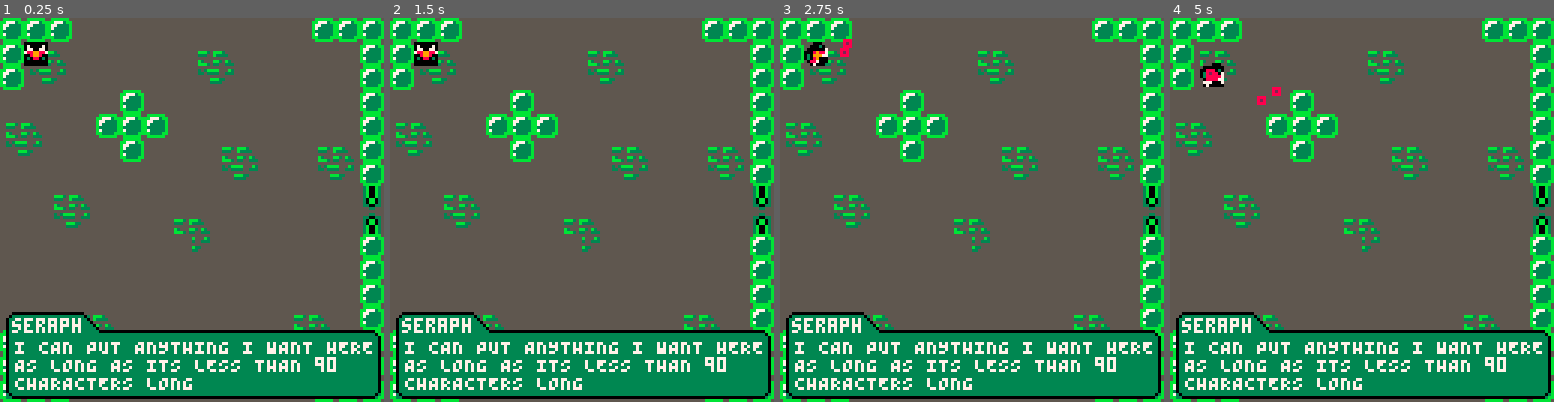
Above: before the commit, frames 1-4 (left to right).
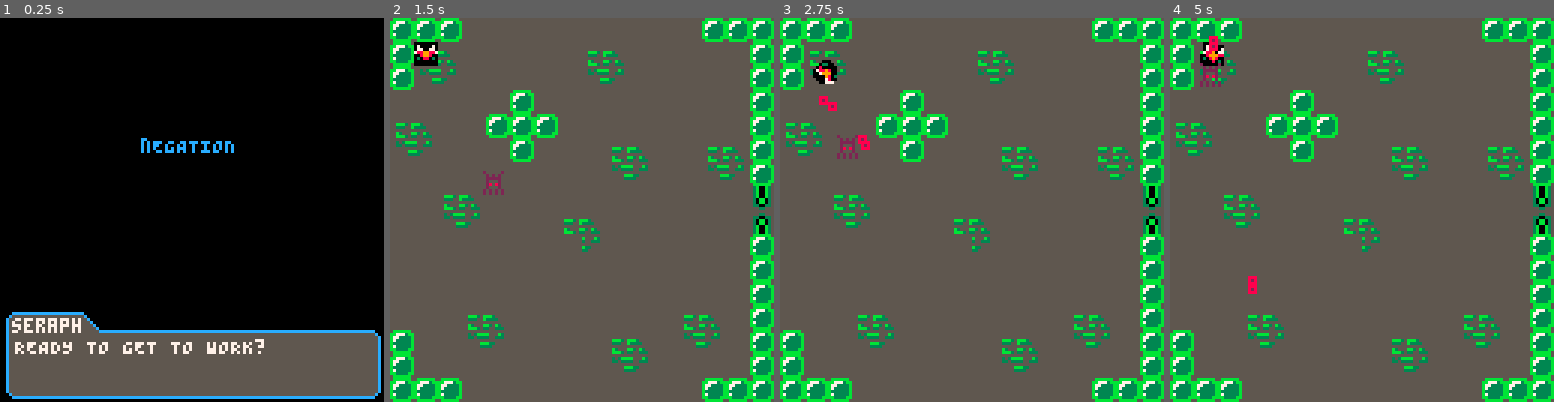
Above: after the commit, the same moments.

Repository: kbrewington/Negation
Game: PICO-8 cartridge negation.p8
The game is run twice, just before and just after one commit, with the same random seed, the same clock (stepped at 60 frames per second) and the same inputs.
Inputs:
- Up to frame 1 (0.25 s): no input
- Up to frame 2 (1.5 s): tap X (X key) at 0.33, 1.07 s; tap O (Z key) at 0.7 s
- Up to frame 3 (2.75 s): hold Right 1.6-2.1 s; tap O (Z key) at 1.7, 2.1, 2.5 s; tap X (X key) at 1.85 s; hold Up 2.15-2.42 s; hold Right from 2.47 s (still down)
- Up to frame 4 (5 s): tap O (Z key) every 0.4 s from 2.9 to 4.9 s; tap X (X key) at 2.97, 4.08 s; release Right at 3.03 s; hold Left 3.08-3.58 s; hold Down 3.63-3.97 s; hold Right 4.02-4.68 s; hold Up from 4.73 s (still down)

The runs differ from the first frame. In frame 1, 99% of the frame differs, in the area x 0-100%, y 0-100%; in frame 2, 17%; in frame 3, 18%; in frame 4, 18%.

Commit message:
Added gameflow() that uses coroutine. Added a WIP title screen.

Diff:
--- a/negation.p8
+++ b/negation.p8
@@ -32,6 +32,11 @@
 map_.border.down = 120
 map_.sx = 0
 map_.sy = 0
+
+firsttime = true
+wait = {}
+wait.controls = false
+wait.dialog_finish = false
 
 -- controls
 c = {}
@@ -191,8 +196,8 @@
   print("ag: " .. player.angle, 0, 6, 7)
   print("mem: ".. stat(0), 45, 6, 7)
 
-  print("sx: " .. round(map_.sx, 1), 0, 12, 7)
-  print("sy: " .. round(map_.sy, 1), 45, 12, 7)
+  print(costatus(game), 0, 12, 7)
+  print("", 45, 12, 7)
 
 end
 
@@ -455,12 +460,18 @@
   print seraph dialog
 ]]
 function dialog_seraph(dialog)
+  wait.dialog_finish = true
   local dialog = dialog or {}
   local bck_color = dialog.bck_color or 5
   local brd_color = dialog.brd_color or 0
   local fnt_color = dialog.fnt_color or 7
 
   local d = dialog.text or "I WAS GOING TO SAY SOMETHING..BUT I FORGOT."
+
+  if firsttime then
+    rectfill(0, 0, 127, 127, 0)
+    print("nEGATION", 47, 40, 12)
+  end
 
   rectfill(3, 99, 27, 105, bck_color) -- name rect
   rectfill(27, 99, 27, 126, bck_color) -- angle
@@ -495,6 +506,32 @@
   print(sub(d, 0, 30), 5, 107, fnt_color) --30 character limit
   print(sub(d, 31, 60), 5, 113, fnt_color)
   print(sub(d, 61, 90), 5, 119, fnt_color)
+
+  --print("Z/X TO CONTINUE", 69, 123, 7)
+  wait.dialog_finish = false
+end
+
+function gameflow()
+  -- start game
+  seraph = {}
+  seraph.brd_color = 12
+  seraph.text = "READY TO GET TO WORK?"
+  drawdialog = true
+  wait.controls = true
+  yield()
+
+  firsttime = false
+  seraph = {}
+  seraph.text = "YOU SURE?"
+  drawdialog = true
+  wait.controls = true
+  yield()
+
+  wait.controls = false
+  drawdialog = false
+
+  -- probably function to start/control enemy spawning instead of just adding them here
+  add(basic_enemies, enemy(40, 60))
 end
 
 
@@ -502,9 +539,12 @@
 ---------------------------------- constructor ---------------------------------
 --------------------------------------------------------------------------------
 function _init()
-  boss1 = boss(20, 20, 128)
+  --boss1 = boss(20, 20, 128)
   --add(basic_enemies, enemy(40, 60))
   --add(basic_enemies,exploder(50,70))
+
+  game = cocreate(gameflow)
+  coresume(game)
 end --end _init()
 
 
@@ -512,71 +552,80 @@
 ---------------------------------- update --------------------------------------
 --------------------------------------------------------------------------------
 function _update()
+
   collision()
 
-  --[[
-    left arrow
-  ]]
-  if (btn(c.left_arrow)) then
-    dash_detect(c.left_arrow)
-    player.angle -= player.turnspeed
-  end --end left button
-
-  --[[
-    right arrow
-  ]]
-  if (btn(c.right_arrow)) then
-    dash_detect(c.right_arrow)
-    player.angle += player.turnspeed
-  end --end right button
-
-  --[[
-    up arrow
-  ]]
-  if (btn(c.up_arrow)) then
-    if not cheats.noclip then
-      if not wall_fwd then
+  if not wait.controls then
+    --[[
+      left arrow
+    ]]
+    if (btn(c.left_arrow)) then
+      dash_detect(c.left_arrow)
+      player.angle -= player.turnspeed
+    end --end left button
+
+    --[[
+      right arrow
+    ]]
+    if (btn(c.right_arrow)) then
+      dash_detect(c.right_arrow)
+      player.angle += player.turnspeed
+    end --end right button
+
+    --[[
+      up arrow
+    ]]
+    if (btn(c.up_arrow)) then
+      if not cheats.noclip then
+        if not wall_fwd then
+          dash_detect(c.up_arrow)
+          player.current_speed = player.speed
+        end
+      else
         dash_detect(c.up_arrow)
         player.current_speed = player.speed
       end
-    else
-      dash_detect(c.up_arrow)
-      player.current_speed = player.speed
-    end
-  end --end up button
-
-  --[[
-    down arrow
-  ]]
-  if (btn(c.down_arrow)) then
-    if not cheats.noclip then
-      if not wall_bck then
+    end --end up button
+
+    --[[
+      down arrow
+    ]]
+    if (btn(c.down_arrow)) then
+      if not cheats.noclip then
+        if not wall_bck then
+          dash_detect(c.down_arrow)
+          player.current_speed = -player.speed
+        end
+      else
         dash_detect(c.down_arrow)
         player.current_speed = -player.speed
       end
-    else
-      dash_detect(c.down_arrow)
-      player.current_speed = -player.speed
-    end
-  end --end down button
+    end --end down button
+  end -- end wait.controls
 
   --[[
     z button
     -- shoot for now, this can be changed later
   ]]
   if (btn(c.z_button)) then
-    shoot(player.x, player.y, player.angle, 133, true)
+    if wait.controls and not wait.dialog_finish and btnp(c.z_button) then
+      coresume(game)
+    else
+      shoot(player.x, player.y, player.angle, 133, true)
+    end
   end --end z button
 
   --[[
     x button
   ]]
-  if (btn(c.x_button)) then
-    map_.sx = 0
-    map_.sy = 0
-    player.x = 8
-    player.y = 8
-    player.angle = 0
+  if (btnp(c.x_button)) then
+      --[[map_.sx = 0
+      map_.sy = 0
+      player.x = 8
+      player.y = 8
+      player.angle = 0]]
+
+      coresume(game)
   end --end x button
 
   if not cheats.noclip then
@@ -604,15 +653,6 @@
 
   spr_r(player.sprite, player.x, player.y, player.angle, 1, 1)
 
-  for e in all(basic_enemies) do
-    -- this should never happen, but just in case:
-    delete_offscreen(basic_enemies, e)
-
-    spr(e.sprite, e.x, e.y)
-
-    e.move()
-  end
-
 --Joshua Cheseman
 --[[
   for ex in all (basic_enemies)do
@@ -621,6 +661,15 @@
 
     ex.move()
 --]]
+
+for e in all(basic_enemies) do
+  -- this should never happen, but just in case:
+  delete_offscreen(basic_enemies, e)
+
+  spr(e.sprite, e.x, e.y)
+
+  e.move()
+end
 
   for b in all(player_bullets) do
     -- first delete offscreen bullets:
@@ -641,12 +690,7 @@
   --spr(boss1.sprite, boss1.x, boss1.y, 2, 2)
   --boss1.update()
 
-  test = {}
-  test.bck_color = 3
-  --test.brd_color = 3
-  --test.fnt_color = 7
-  test.text = "I CAN PUT ANYTHING I WANT HEREAS LONG AS ITS LESS THAN 90   CHARACTERS LONG"
-  dialog_seraph(test)
+  if drawdialog then dialog_seraph(seraph) end
 
   --debug() -- always on bottom
 end --end _draw()
